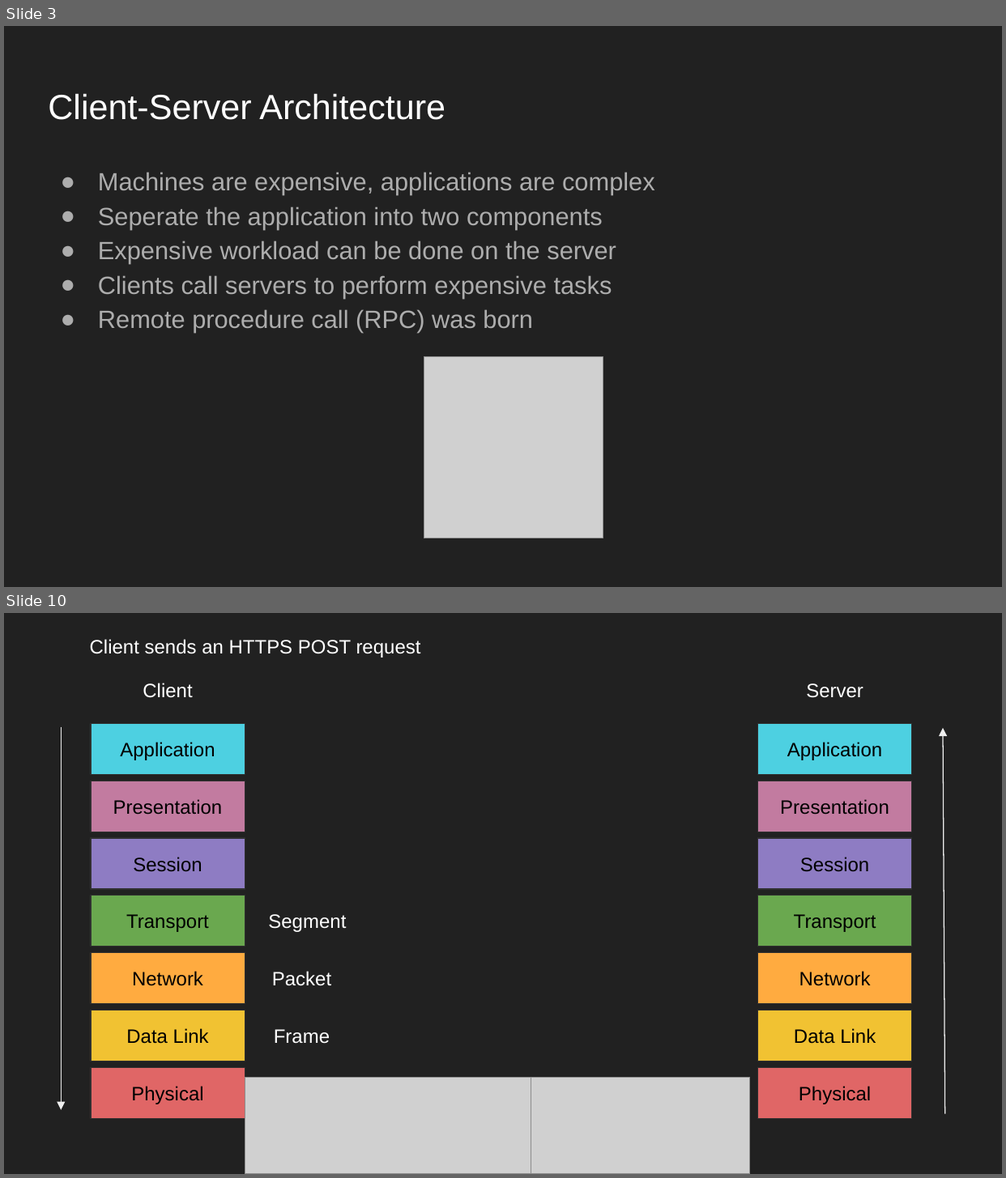
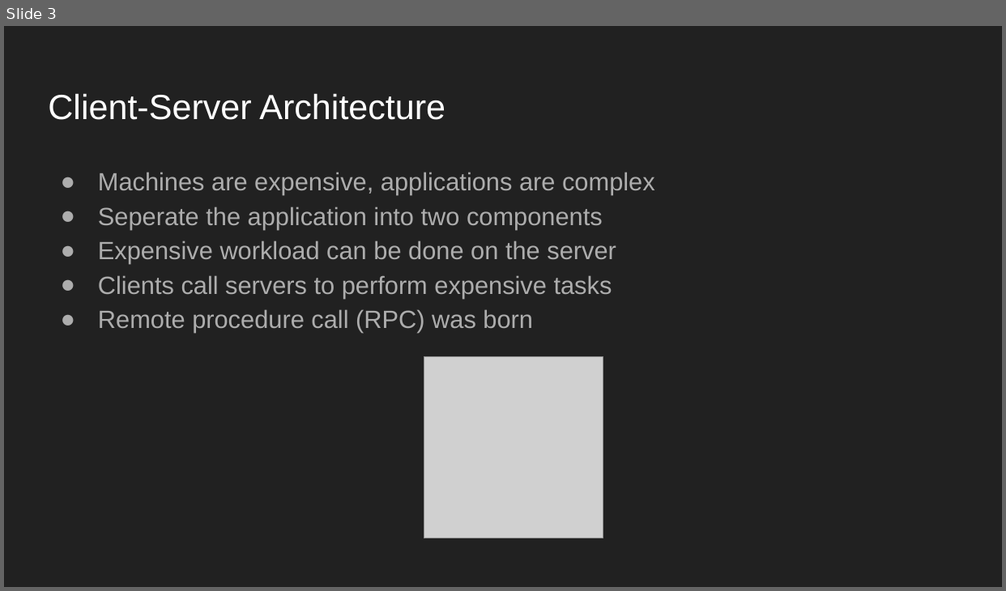
Before and after one commit to trthsa/thinkprompt-asm-file-manipulation, a slide deck: Networking.pptx. Shown one above the other, each under a label of ours: slides 3 and 10 before the commit, slide 3 after it; the slides between them are not shown. The pictures are 1006x1178 and 1006x591 pixels, drawn with LibreOffice and Linux fonts; fonts in the diff are those of the drawing; grey boxes stand for pictures. Boxes give left, top, right and bottom in pixels: in the first picture for what was removed or moved away, otherwise in the second. Text is boxed around its words. In the diff, an @@ line names an element or a change of style, - is before the commit and + after.

```diff
--- a/Networking.pptx
+++ b/Networking.pptx
@@ slide 10 removed at [4,613,1002,1174], background #212121 @@
@@ text removed at [90,639,421,658] @@
-Client sends an HTTPS POST request
@@ text removed at [143,683,192,698] @@
-Client
@@ text removed at [806,683,863,698] @@
-Server
@@ arrow removed from (61, 726) to (61, 1110) @@
@@ rectangle removed at [91,724,245,775] @@
-Application
@@ rectangle removed at [757,724,911,775] @@
-Application
@@ arrow removed from (945, 1114) to (943, 728) @@
@@ rectangle removed at [91,781,245,832] @@
-Presentation
@@ rectangle removed at [757,781,911,832] @@
-Presentation
@@ rectangle removed at [91,838,245,889] @@
-Session
@@ rectangle removed at [757,838,911,889] @@
-Session
@@ rectangle removed at [91,896,245,946] @@
-Transport
@@ rectangle removed at [757,896,911,946] @@
-Transport
@@ text removed at [268,914,346,932] @@
-Segment
@@ rectangle removed at [91,953,245,1004] @@
-Network
@@ text removed at [272,971,331,986] @@
-Packet
@@ rectangle removed at [757,953,911,1004] @@
-Network
@@ rectangle removed at [91,1010,245,1061] @@
-Data Link
@@ rectangle removed at [757,1010,911,1061] @@
-Data Link
@@ text removed at [274,1029,330,1044] @@
-Frame
@@ rectangle removed at [91,1068,245,1119] @@
-Physical
@@ rectangle removed at [757,1068,911,1119] @@
-Physical
@@ picture removed at [245,1077,530,1174] @@
@@ picture removed at [530,1077,749,1174] @@
```
Also in this commit, not shown: 9 other slides removed, 20 other files.
